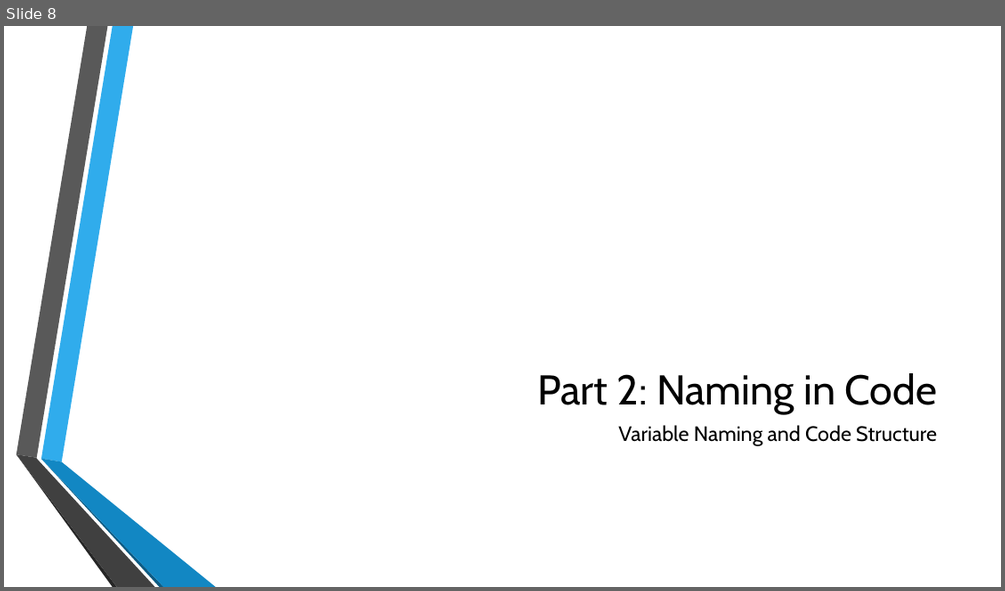
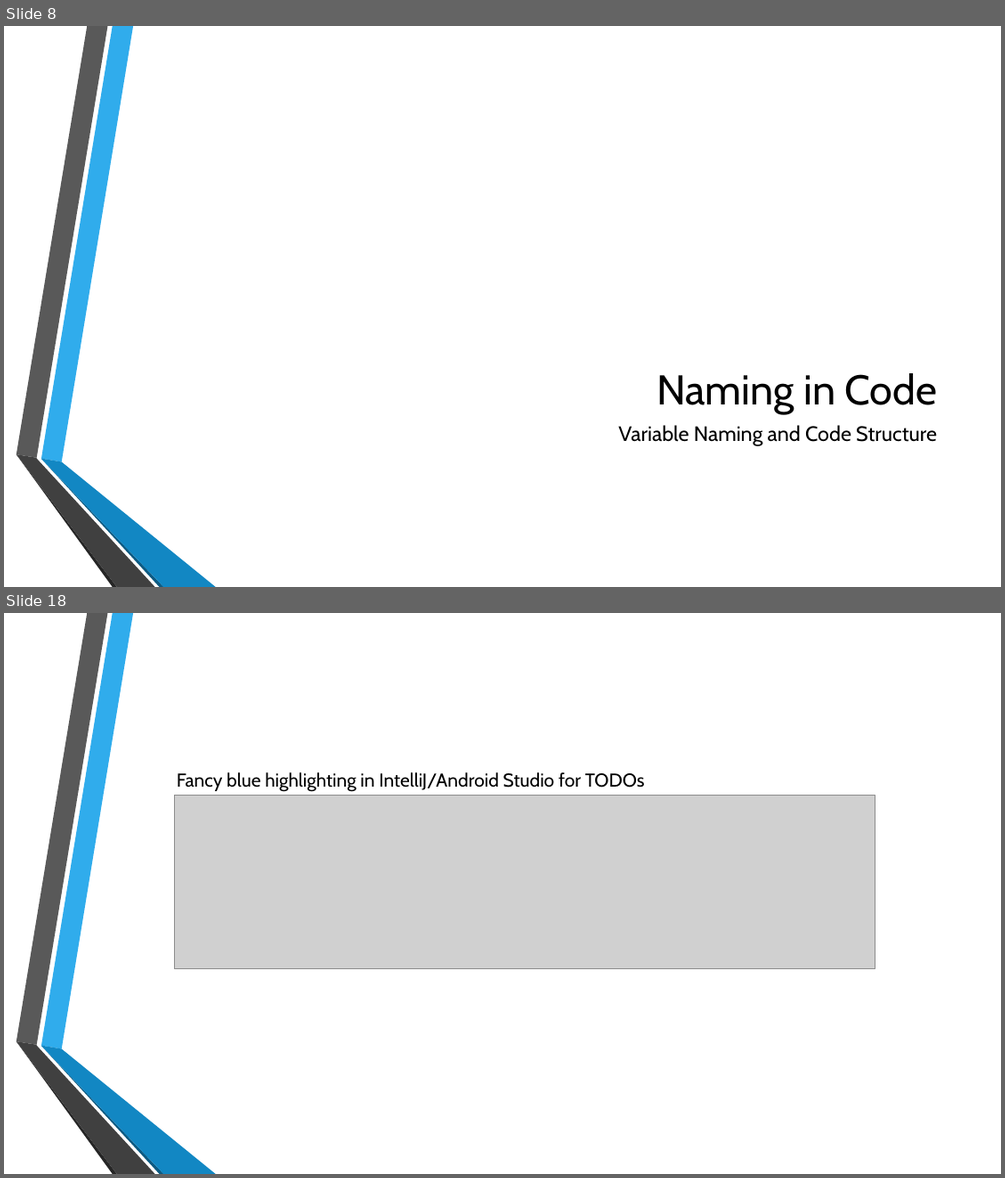
Before and after one commit to divalbanerjee/Programming, a slide deck: etc/organization.pptx. Shown one above the other, each under a label of ours: slide 8 before the commit, slides 8 and 18 after it; the slides between them are not shown. The pictures are 1005x591 and 1005x1178 pixels, drawn with LibreOffice and Linux fonts; fonts in the diff are those of the drawing; grey boxes stand for pictures; background and template pictures are left out. Boxes give left, top, right and bottom in pixels: in the first picture for what was removed or moved away, otherwise in the second. Text is boxed around its words. In the diff, an @@ line names an element or a change of style, - is before the commit and + after.

```diff
--- a/etc/organization.pptx
+++ b/etc/organization.pptx
@@ slide 18 added at [4, 613, 1001, 1174], background picture (left out); not listed: 6 template elements that a slide beside it also shows @@
@@ text added at [177, 772, 645, 792], 18 pt, text #000000 @@
+Fancy blue highlighting in IntelliJ/Android Studio for TODOs
@@ picture added at [175, 795, 874, 968] @@
@@ slide 8 changed as well @@
@@ title at [656, 373, 937, 414]: text changed @@
-Part 2: Naming in Code
+Naming in Code
```
Also in this commit, not shown: 3 other slides changed, 18 other slides added, 1 slide removed.
